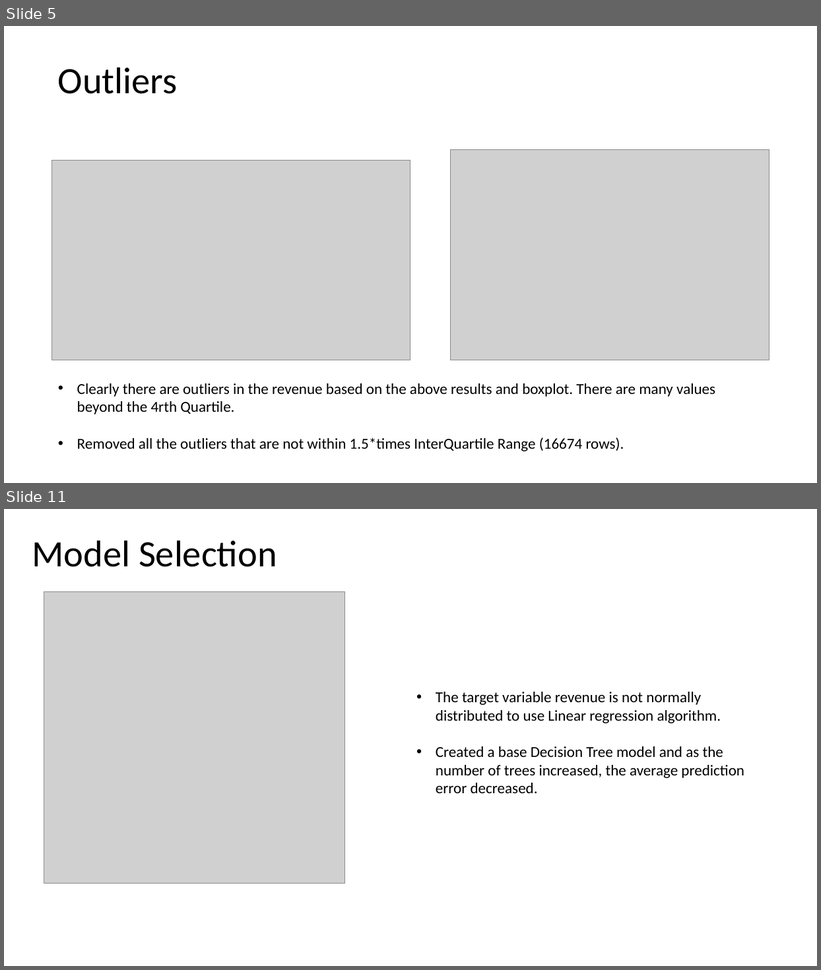
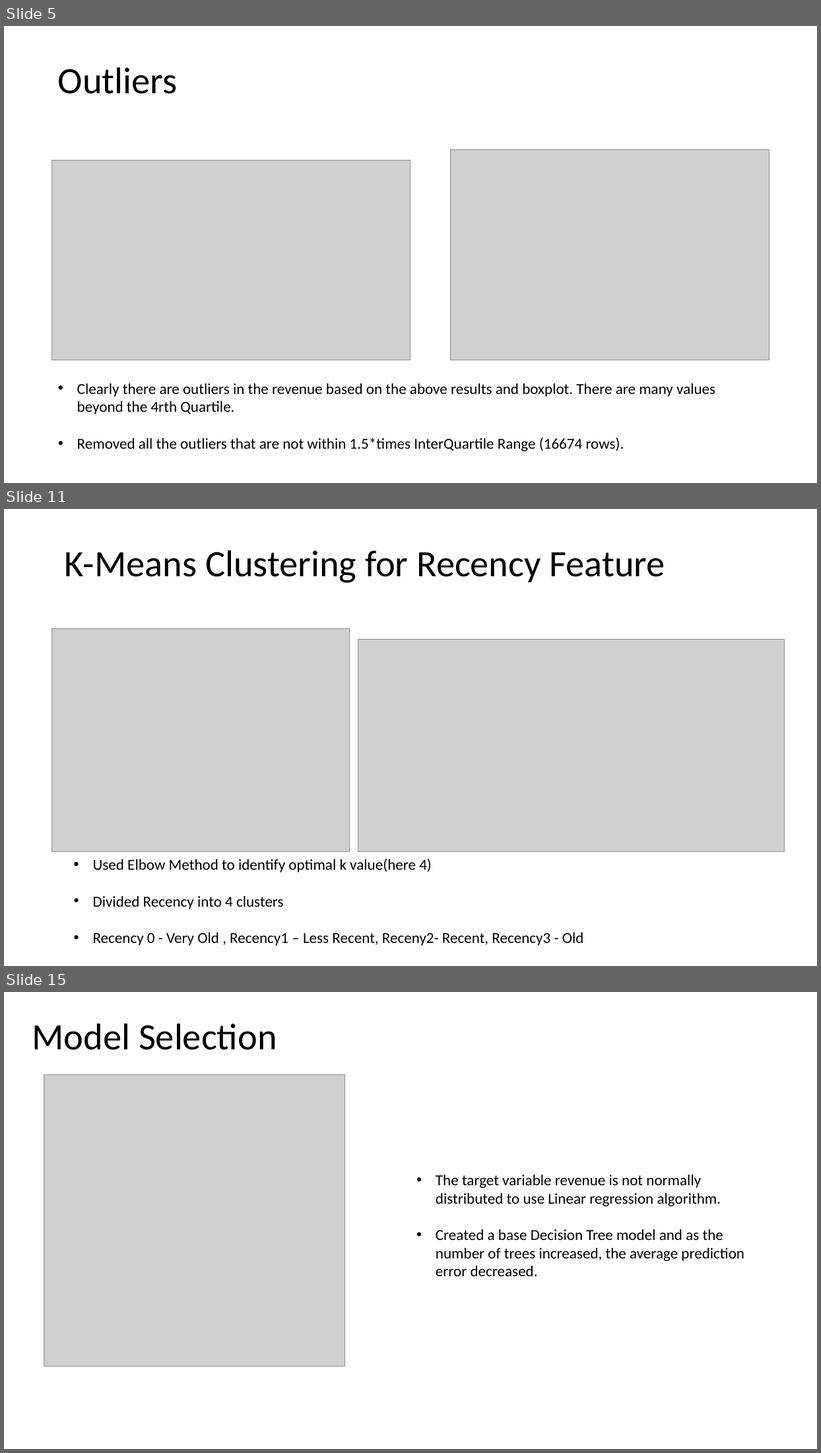
Before and after one commit to saigurram/Customer-Lifetime-Value-Prediction, a slide deck: Customer_Lifetimevalue_Prediction.pptx. Shown one above the other, each under a label of ours: slides 5 and 11 before the commit, slides 5, 11 and 15 after it; the slides between them are not shown. The pictures are 821x970 and 821x1453 pixels, drawn with LibreOffice and Linux fonts; fonts in the diff are those of the drawing; grey boxes stand for pictures. Boxes give left, top, right and bottom in pixels: in the first picture for what was removed or moved away, otherwise in the second. Text is boxed around its words. In the diff, an @@ line names an element or a change of style, - is before the commit and + after.

```diff
--- a/Customer_Lifetimevalue_Prediction.pptx
+++ b/Customer_Lifetimevalue_Prediction.pptx
@@ slide 11 added at <box>4,509,817,966</box>, background #FFFFFF @@
@@ text added at <box>65,550,665,583</box>, 44 pt, text #000000 @@
+K-Means Clustering for Recency Feature
@@ picture added at <box>52,628,349,852</box> @@
@@ picture added at <box>358,640,784,852</box> @@
@@ text added at <box>93,859,584,946</box>, 18 pt, text #000000 @@
+• Used Elbow Method to identify optimal k value(here 4)
+• Divided Recency into 4 clusters
+• Recency 0 - Very Old , Recency1 – Less Recent, Receny2- Recent, Recency3 - Old
@@ what was slide 11 is now slide 15 @@
```
Also in this commit, not shown: 10 slides changed, 3 other slides added, 2 slides removed.
